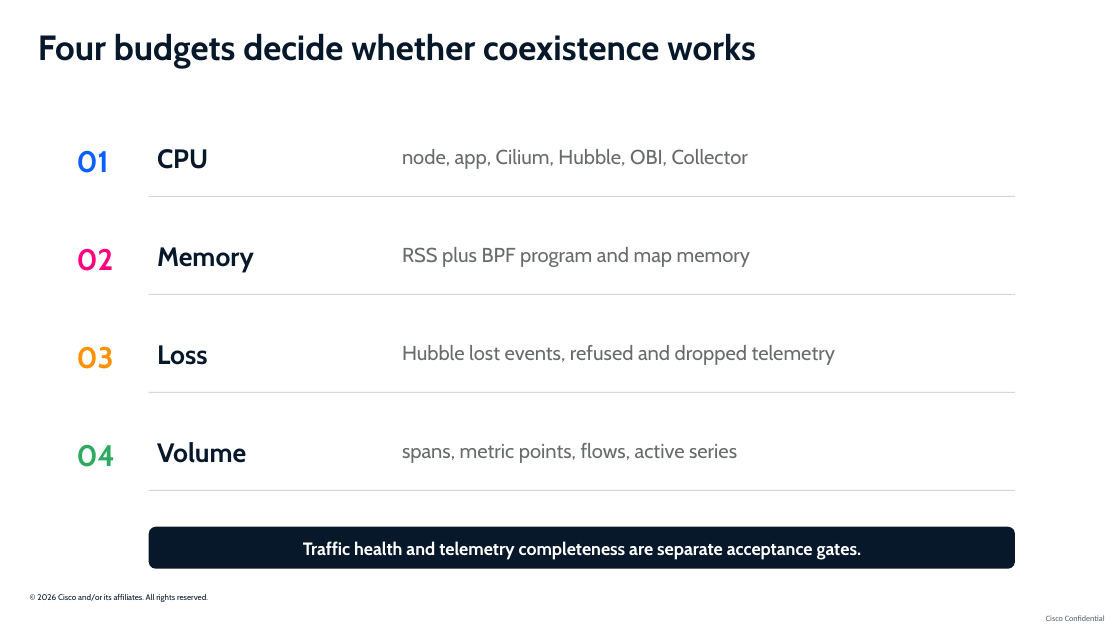
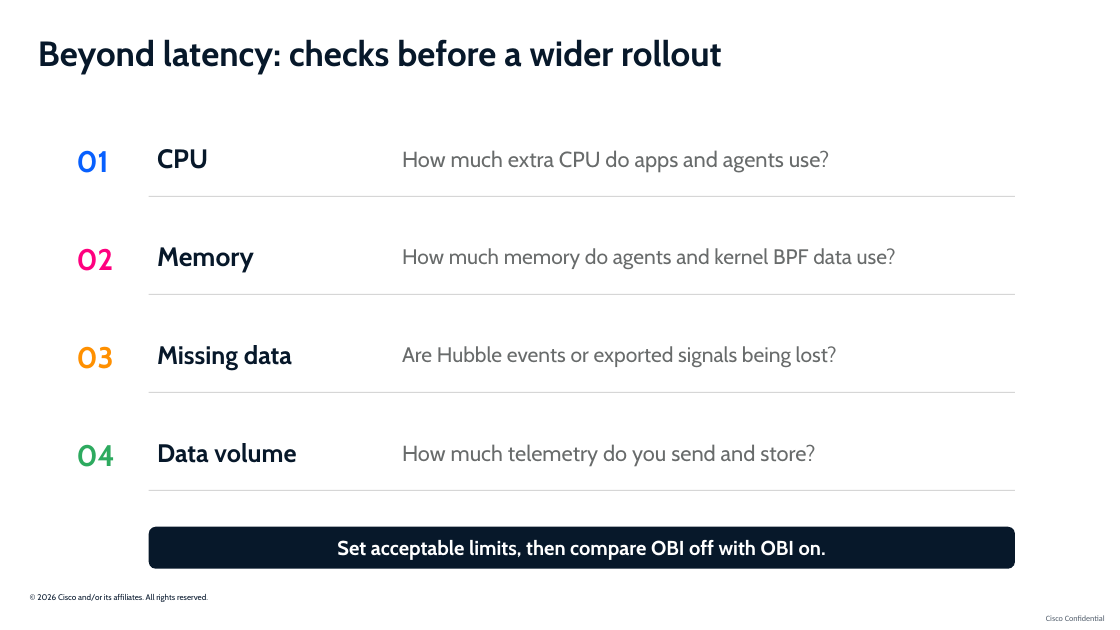
Before and after one commit to ajimenez1503/cilium-obi-demo, a slide deck: slide 26 of slides/cilium-obi-session-deck-latest.pptx. Drawn at 1120x630 pixels with LibreOffice and Linux fonts; fonts in the diff are those of the drawing; background and template pictures are left out. Boxes give left, top, right and bottom in pixels: in the first picture for what was removed or moved away, otherwise in the second. Text is boxed around its words. In the diff, an @@ line names an element or a change of style, - is before the commit and + after.

```diff
--- a/slides/cilium-obi-session-deck-latest.pptx
+++ b/slides/cilium-obi-session-deck-latest.pptx
@@ text at (38, 39, 722, 75): text changed @@
-Four budgets decide whether coexistence works
+Beyond latency: checks before a wider rollout
@@ text at (402, 150, 830, 173): text changed; size 17.2 to 18.8 pt @@
-node, app, Cilium, Hubble, OBI, Collector
+How much extra CPU do apps and agents use?
@@ text at (402, 248, 896, 269): text changed; size 17.2 to 18 pt @@
-RSS plus BPF program and map memory
+How much memory do agents and kernel BPF data use?
@@ text at (157, 345, 292, 370): text changed; size 22.7 to 21.8 pt @@
-Loss
+Missing data
@@ text at (402, 346, 837, 367): text changed; size 17.2 to 18 pt @@
-Hubble lost events, refused and dropped telemetry
+Are Hubble events or exported signals being lost?
@@ text at (157, 443, 296, 463): text changed; size 22.7 to 21.8 pt @@
-Volume
+Data volume
@@ text at (402, 444, 815, 467): text changed; size 17.2 to 18.8 pt @@
-spans, metric points, flows, active series
+How much telemetry do you send and store?
@@ vertical alignment top to middle in 8 elements at (157, 443, 296, 463), (402, 346, 837, 367), (38, 39, 722, 75), (402, 150, 830, 173), (402, 248, 896, 269), (157, 345, 292, 370), (402, 444, 815, 467), (337, 540, 826, 560) @@
@@ text at (337, 540, 826, 560): text changed; size 15.2 to 17.2 pt @@
-Traffic health and telemetry completeness are separate acceptance gates.
+Set acceptable limits, then compare OBI off with OBI on.
```
Also in this commit, not shown: 6 other slides changed, 2 slides added, 2 slides removed.
